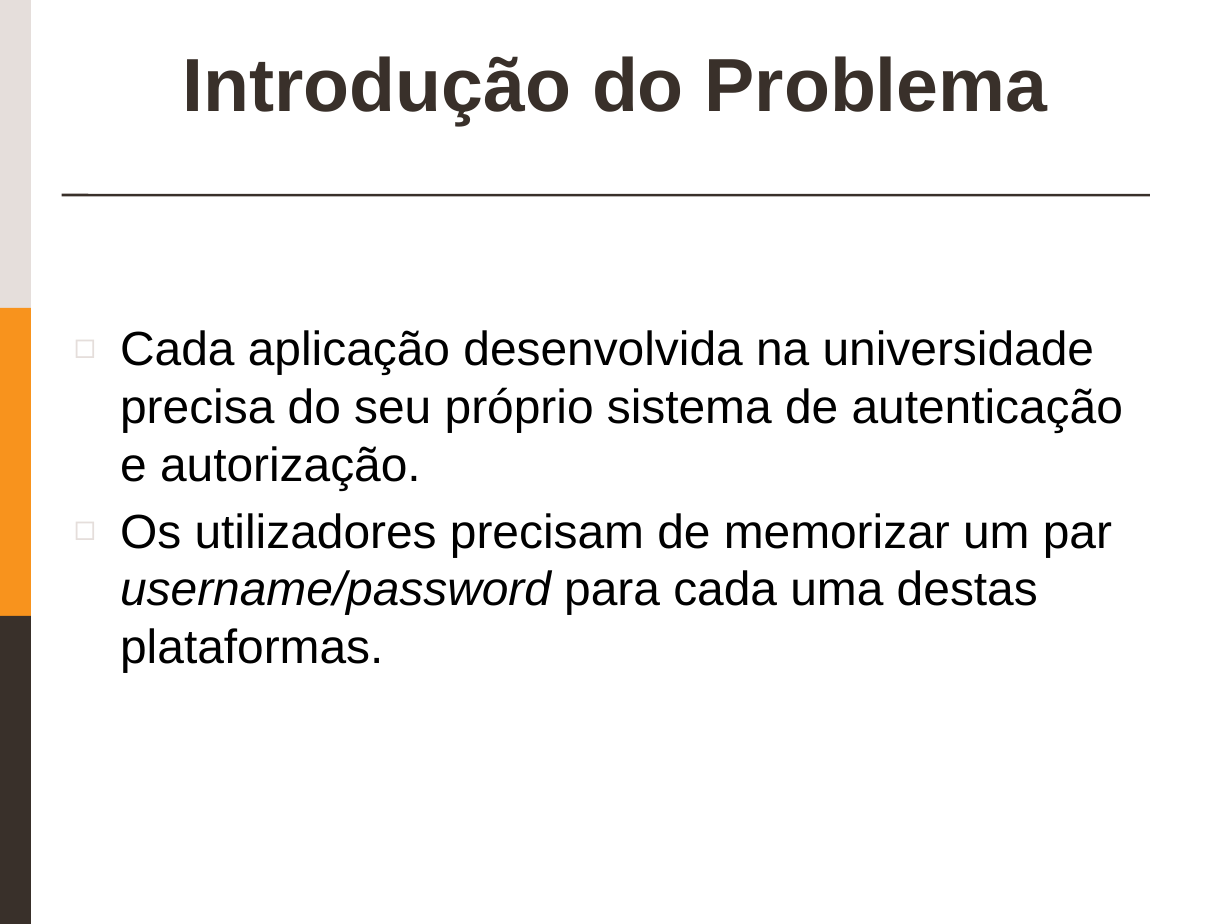
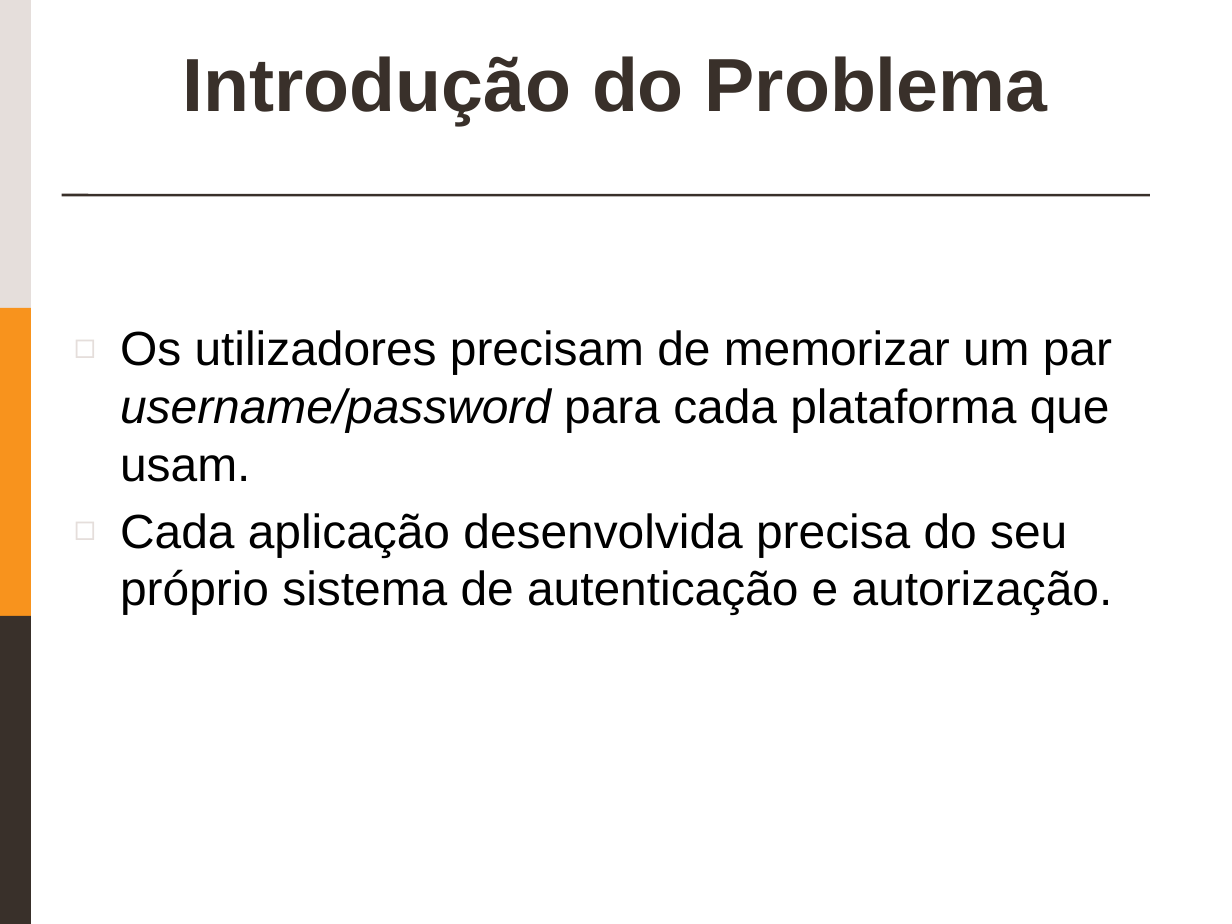
Before and after one commit to egrocha/LEI-1819, a slide deck: slide 2 of Checkpoint 1 gil.pptx. Drawn at 1232x924 pixels with LibreOffice and Linux fonts; fonts in the diff are those of the drawing. Boxes give left, top, right and bottom in pixels: in the first picture for what was removed or moved away, otherwise in the second. Text is boxed around its words. In the diff, an @@ line names an element or a change of style, - is before the commit and + after.

```diff
--- a/Checkpoint 1 gil.pptx
+++ b/Checkpoint 1 gil.pptx
@@ text at bbox=[120, 330, 1113, 614]: text changed @@
-◻ Cada aplicação desenvolvida na universidade precisa do seu próprio sistema de autenticação e autorização.
-◻ Os utilizadores precisam de memorizar um par username/password para cada uma destas plataformas.
+◻ Os utilizadores precisam de memorizar um par username/password para cada plataforma que usam.
+◻ Cada aplicação desenvolvida precisa do seu próprio sistema de autenticação e autorização.
```
Also in this commit, not shown: 2 other slides changed, 1 slide added, 1 slide removed, 1 other file.
